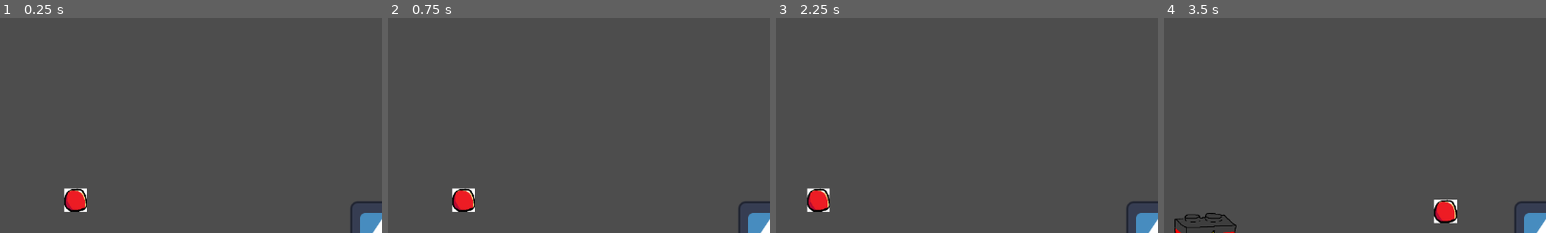
Above: before the commit, frames 1-4 (left to right).
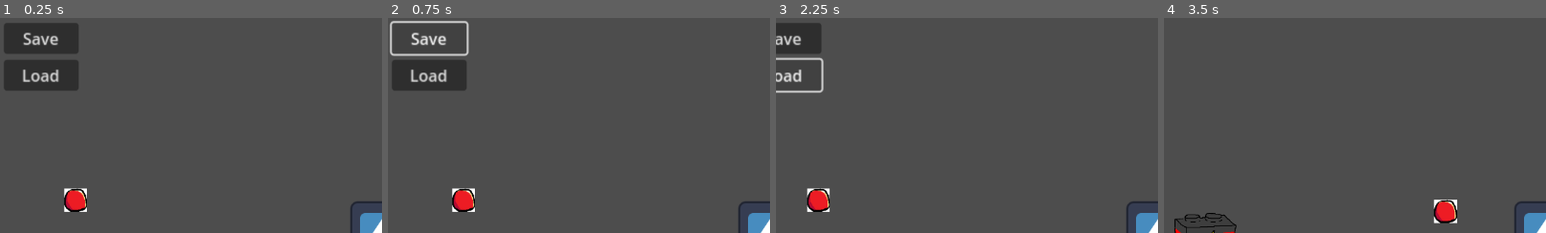
Above: after the commit, the same moments.

Repository: Deihun/Orbit-Lost-in-Space
Game: Godot game, scene res://Player/testing.tscn
The game is run twice, just before and just after one commit, with the same random seed, the same clock (stepped at 60 frames per second) and the same inputs. The engine's default icon, where the game draws it, is replaced by a stand-in: a white triangle on a blue panel in a dark square.
Inputs (mouse positions are % of the whole screen's width and height, from its top left):
- Up to frame 1 (0.25 s): no input
- Up to frame 2 (0.75 s): click (5, 5) at 0.5 s, where only the run after the commit has a clickable "Save"
- Up to frame 3 (2.25 s): click (5, 13) at 1.25 s, where only the run after the commit has a clickable "Load"; hold Right (ui_right) from 2.03 s (still down); hold E (Interact) from 2.03 s (still down)
- Up to frame 4 (3.5 s): release Right (ui_right) at 2.78 s; release E (Interact) at 2.78 s; hold Down (ui_down) from 2.78 s (still down); tap E (Interact) at 2.85 s
The pictures show only the part of the screen within x 0-50%, y 0-50%; the shares and areas given below are measured in that part.

The runs differ from the first frame. In frame 1, 5.1% of the frame differs, in the area x 1-21%, y 2-34%; in frame 2, 3.6%; in frame 3, 2.2%; in frame 4, nothing differs.
Error after the commit: Invalid access to property or key 'inventory' on a base object of type 'null instance'. (res://SaveAndLoad/Saving_Loading.gd:15)

Commit message:
Crafting
Added basic crafting script

Diff:
--- a/Player/testing.tscn
+++ b/Player/testing.tscn
@@ -1,10 +1,11 @@
-[gd_scene load_steps=6 format=3 uid="uid://ci0ganygmrv2x"]
+[gd_scene load_steps=7 format=3 uid="uid://ci0ganygmrv2x"]
 
 [ext_resource type="PackedScene" uid="uid://8i0ockufywye" path="res://Player/Player.tscn" id="1_qqdcd"]
 [ext_resource type="PackedScene" uid="uid://b5taosgvg6u4c" path="res://Resources/block.tscn" id="2_iye0m"]
 [ext_resource type="PackedScene" uid="uid://d085vtooegqlb" path="res://Resources/SmallBattery.tscn" id="4_kqgqa"]
 [ext_resource type="PackedScene" uid="uid://dn5kk434y66lu" path="res://Resources/Apple.tscn" id="5_wsk7q"]
 [ext_resource type="PackedScene" uid="uid://do3agr6u61b4u" path="res://DropBox/DropBox.tscn" id="6_aur0e"]
+[ext_resource type="Script" path="res://SaveAndLoad/Saving_Loading.gd" id="6_coyjh"]
 
 [node name="TestingOnRun" type="Node2D"]
 
@@ -41,3 +42,22 @@
 [node name="StaticBody2D4" parent="." instance=ExtResource("2_iye0m")]
 position = Vector2(981, -20)
 scale = Vector2(0.998853, 1)
+
+[node name="save" type="Button" parent="."]
+offset_left = 130.0
+offset_top = 164.0
+offset_right = 205.0
+offset_bottom = 176.0
+text = "Save"
+script = ExtResource("6_coyjh")
+
+[node name="load" type="Button" parent="."]
+offset_left = 130.0
+offset_top = 201.0
+offset_right = 205.0
+offset_bottom = 213.0
+text = "Load"
+script = ExtResource("6_coyjh")
+
+[connection signal="pressed" from="save" to="save" method="SaveGame"]
+[connection signal="pressed" from="load" to="load" method="LoadGame"]
--- a/SaveAndLoad/Saving_Loading.gd
+++ b/SaveAndLoad/Saving_Loading.gd
@@ -1,33 +1,39 @@
-extends Node
+extends Button
+
+@export var game_node: NodePath
+## The player node (so we can set/get its health and position).
+@export var player_node: NodePath
 
 const SAVE_PATH = "user://save_json.json"
 
-func save_game():
+#save/create save file
+func SaveGame():
 	var file := FileAccess.open(SAVE_PATH, FileAccess.WRITE)
 
-	var player = get_data(player_data)
-	# JSON doesn't support many of Godot's types such as Vector2.
+	var player = get_node(player_node)
 	# var_to_str can be used to convert any Variant to a String.
 	var save_dict = {
 		player = {
 			inventory = var_to_str(player.inventory)
 		}
 	}
+	pass # Replace with function body.
 
 	file.store_line(JSON.stringify(save_dict))
 
 	get_node(^"../LoadJSON").disabled = false
-
-func load_game():
+# load save file
+func LoadGame():
 	var file := FileAccess.open(SAVE_PATH, FileAccess.READ)
 	var json := JSON.new()
 	json.parse(file.get_line())
 	var save_dict := json.get_data() as Dictionary
 
-	var player := get_data(player_data) as Player
+	var player := get_node(player_node) as Player
 	# JSON doesn't support many of Godot's types such as Vector2.
 	# str_to_var can be used to convert a String to the corresponding Variant.
 	player.inventory = str_to_var(save_dict.player.inventory)
 
 	# Ensure the node structure is the same when loading.
-	var game := get_data(game_data)
+	var game := get_node(game_node)
+	pass # Replace with function body.
--- /dev/null
+++ b/Scripts/Crafting.gd
@@ -0,0 +1,62 @@
+extends Node
+
+
+# Called when the node enters the scene tree for the first time.
+func _ready() -> void:
+	pass # Replace with function body.
+
+
+# Called every frame. 'delta' is the elapsed time since the previous frame.
+func _process(delta: float) -> void:
+	pass
+
+var craftingItems
+var GetSpareParts
+var GetOxygen
+var GetBiogene
+var GetFoodRation
+
+func craft():
+	match craftingItems:
+		"SpaceSuit":
+			if GetSpareParts >= 300 && GetOxygen <= 100:
+				print("Successfully Made!")
+			else:
+				print("Insufficient Items!")
+
+		"HazmatSuit":
+			if GetSpareParts >= 400:
+				print("Successfully Made!")
+			else:
+				print("Insufficient Items!")
+
+		"Crowbar":
+			if GetSpareParts >= 350:
+				print("Successfully Made!")
+			else:
+				print("Insufficient Items!")
+
+		"LaserGun":
+			if GetSpareParts >= 350 && GetBiogene >= 20:
+				print("Successfully Made!")
+			else:
+				print("Insufficient Items!")
+
+		"MedkitCharge":
+			if GetBiogene >= 150:
+				print("Successfully Made!")
+			else:
+				print("Insufficient Items!")
+
+		"DehySpaceFood":
+			if GetBiogene >= 100:
+				print("Successfully Made!")
+			else:
+				print("Insufficient Items!")
+
+		"FreDriSpaceFood":
+			if GetFoodRation >= 20:
+				print("Successfully Made!")
+			else:
+				print("Insufficient Items!")
+	pass
--- a/Scripts/InventoryInRun.gd
+++ b/Scripts/InventoryInRun.gd
@@ -1,4 +1,4 @@
-extends Node
+class_name Player extends Node
 
 const MAX_SLOTS = 4
 var inventory = []
--- a/project.godot
+++ b/project.godot
@@ -12,7 +12,7 @@
 
 config/name="Orbit Loss in Space"
 run/main_scene="res://Player/testing.tscn"
-config/features=PackedStringArray("4.2", "GL Compatibility")
+config/features=PackedStringArray("4.3", "GL Compatibility")
 config/icon="res://icon.svg"
 
 [autoload]
@@ -28,39 +28,39 @@
 
 ui_left={
 "deadzone": 0.5,
-"events": [Object(InputEventKey,"resource_local_to_scene":fa …(174 unchanged characters)… l_keycode":0,"key_label":0,"unicode":0,"echo":false,"script":null)
+"events": [Object(InputEventKey,"resource_local_to_scene":fa …(174 unchanged characters)… l_keycode":0,"key_label":0,"unicode":0,"location":0,"echo":false,"script":null)
 , Object(InputEventJoypadButton,"resource_local_to_scene":false,"resource_name":"","device":0,"button_index":13,"pressure":0.0,"pressed":false,"script":null)
 , Object(InputEventJoypadMotion,"resource_local_to_scene":false,"resource_name":"","device":0,"axis":0,"axis_value":-1.0,"script":null)
-, Object(InputEventKey,"resource_local_to_scene":false,"reso …(162 unchanged characters)… keycode":65,"key_label":0,"unicode":97,"echo":false,"script":null)
+, Object(InputEventKey,"resource_local_to_scene":false,"reso …(162 unchanged characters)… keycode":65,"key_label":0,"unicode":97,"location":0,"echo":false,"script":null)
 ]
 }
 ui_right={
 "deadzone": 0.5,
-"events": [Object(InputEventKey,"resource_local_to_scene":fa …(174 unchanged characters)… l_keycode":0,"key_label":0,"unicode":0,"echo":false,"script":null)
+"events": [Object(InputEventKey,"resource_local_to_scene":fa …(174 unchanged characters)… l_keycode":0,"key_label":0,"unicode":0,"location":0,"echo":false,"script":null)
 , Object(InputEventJoypadButton,"resource_local_to_scene":false,"resource_name":"","device":0,"button_index":14,"pressure":0.0,"pressed":false,"script":null)
 , Object(InputEventJoypadMotion,"resource_local_to_scene":false,"resource_name":"","device":0,"axis":0,"axis_value":1.0,"script":null)
-, Object(InputEventKey,"resource_local_to_scene":false,"reso …(163 unchanged characters)… eycode":68,"key_label":0,"unicode":100,"echo":false,"script":null)
+, Object(InputEventKey,"resource_local_to_scene":false,"reso …(163 unchanged characters)… eycode":68,"key_label":0,"unicode":100,"location":0,"echo":false,"script":null)
 ]
 }
 ui_up={
 "deadzone": 0.5,
-"events": [Object(InputEventKey,"resource_local_to_scene":fa …(174 unchanged characters)… l_keycode":0,"key_label":0,"unicode":0,"echo":false,"script":null)
+"events": [Object(InputEventKey,"resource_local_to_scene":fa …(174 unchanged characters)… l_keycode":0,"key_label":0,"unicode":0,"location":0,"echo":false,"script":null)
 , Object(InputEventJoypadButton,"resource_local_to_scene":false,"resource_name":"","device":0,"button_index":11,"pressure":0.0,"pressed":false,"script":null)
 , Object(InputEventJoypadMotion,"resource_local_to_scene":false,"resource_name":"","device":0,"axis":1,"axis_value":-1.0,"script":null)
-, Object(InputEventKey,"resource_local_to_scene":false,"reso …(163 unchanged characters)… eycode":87,"key_label":0,"unicode":119,"echo":false,"script":null)
+, Object(InputEventKey,"resource_local_to_scene":false,"reso …(163 unchanged characters)… eycode":87,"key_label":0,"unicode":119,"location":0,"echo":false,"script":null)
 ]
 }
 ui_down={
 "deadzone": 0.5,
-"events": [Object(InputEventKey,"resource_local_to_scene":fa …(174 unchanged characters)… l_keycode":0,"key_label":0,"unicode":0,"echo":false,"script":null)
+"events": [Object(InputEventKey,"resource_local_to_scene":fa …(174 unchanged characters)… l_keycode":0,"key_label":0,"unicode":0,"location":0,"echo":false,"script":null)
 , Object(InputEventJoypadButton,"resource_local_to_scene":false,"resource_name":"","device":0,"button_index":12,"pressure":0.0,"pressed":false,"script":null)
 , Object(InputEventJoypadMotion,"resource_local_to_scene":false,"resource_name":"","device":0,"axis":1,"axis_value":1.0,"script":null)
-, Object(InputEventKey,"resource_local_to_scene":false,"reso …(163 unchanged characters)… eycode":83,"key_label":0,"unicode":115,"echo":false,"script":null)
+, Object(InputEventKey,"resource_local_to_scene":false,"reso …(163 unchanged characters)… eycode":83,"key_label":0,"unicode":115,"location":0,"echo":false,"script":null)
 ]
 }
 Interact={
 "deadzone": 0.5,
-"events": [Object(InputEventKey,"resource_local_to_scene":fa …(172 unchanged characters)… eycode":69,"key_label":0,"unicode":101,"echo":false,"script":null)
+"events": [Object(InputEventKey,"resource_local_to_scene":fa …(172 unchanged characters)… eycode":69,"key_label":0,"unicode":101,"location":0,"echo":false,"script":null)
 ]
 }
 
